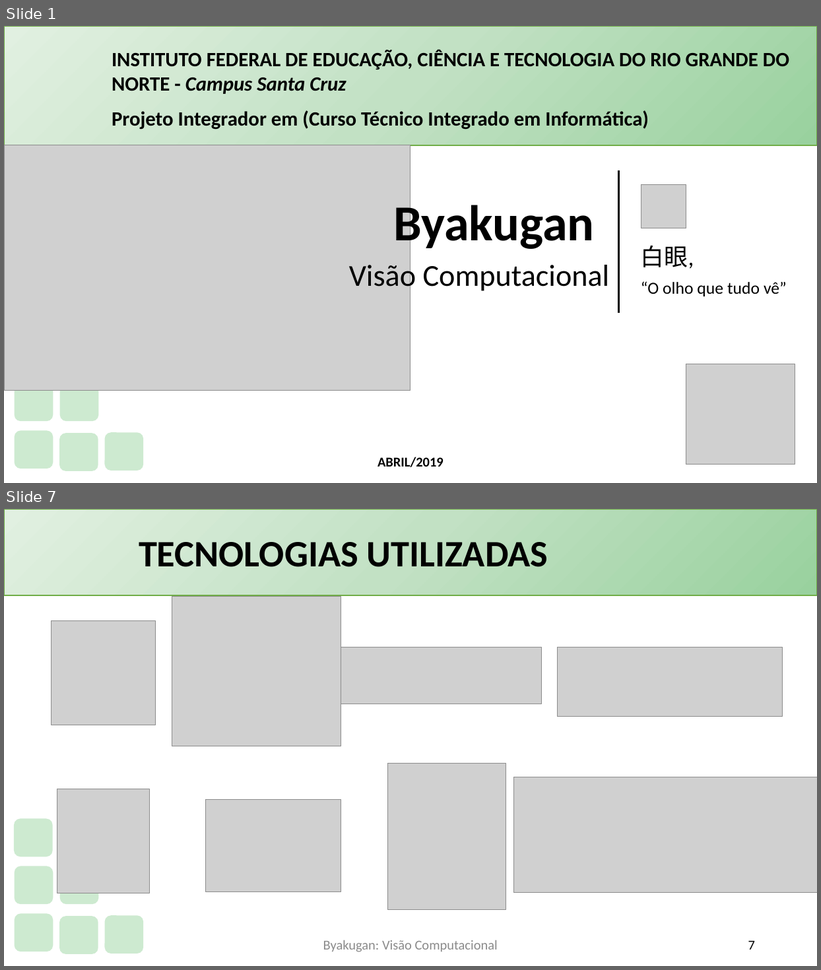
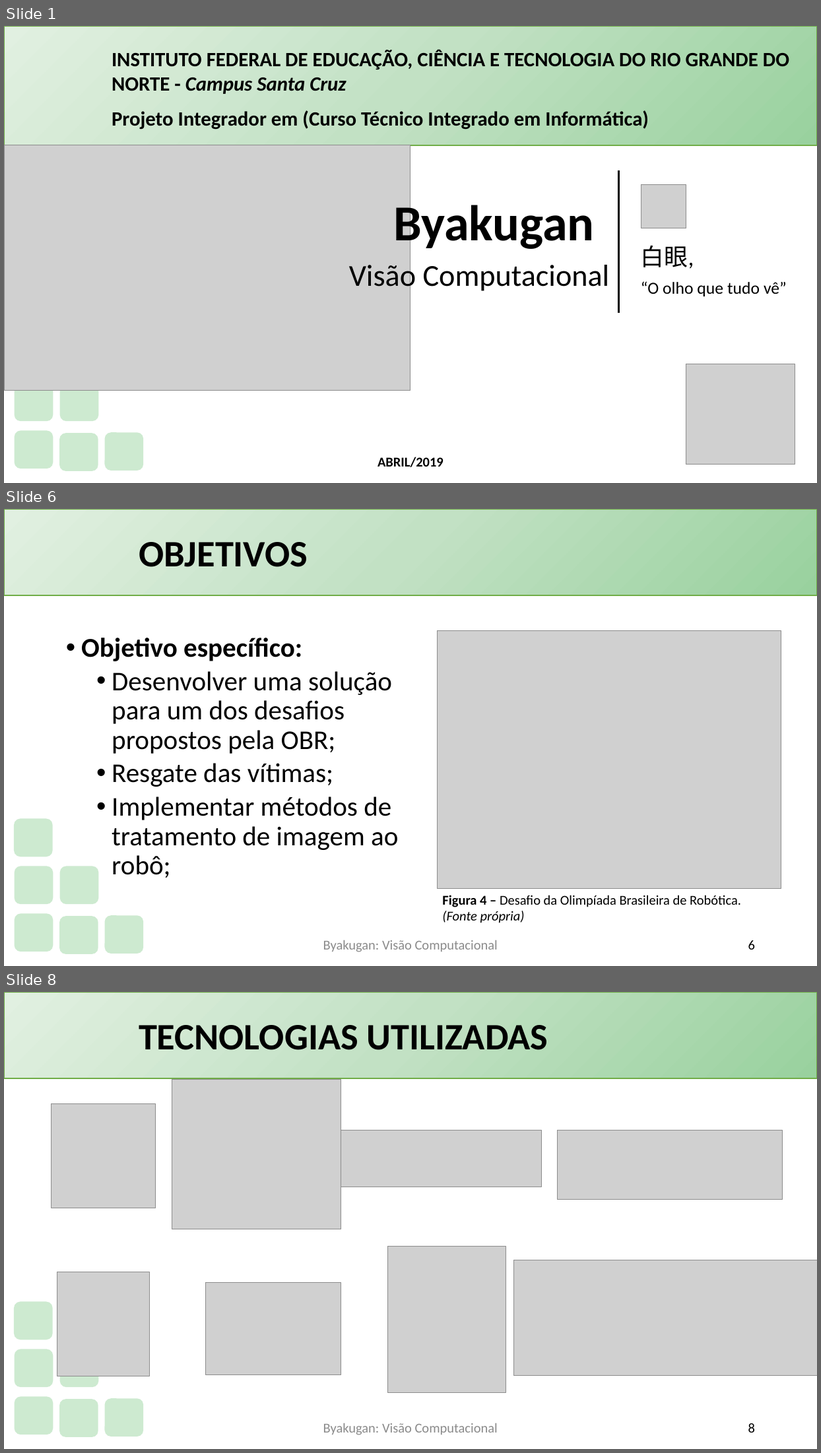
Before and after one commit to PauloVLB/Projeto_Integrador, a slide deck: Slide.pptx. Shown one above the other, each under a label of ours: slides 1 and 7 before the commit, slides 1, 6 and 8 after it; the slides between them are not shown. The pictures are 821x970 and 821x1453 pixels, drawn with LibreOffice and Linux fonts; fonts in the diff are those of the drawing; grey boxes stand for pictures; background and template pictures are left out. Boxes give left, top, right and bottom in pixels: in the first picture for what was removed or moved away, otherwise in the second. Text is boxed around its words. In the diff, an @@ line names an element or a change of style, - is before the commit and + after.

```diff
--- a/Slide.pptx
+++ b/Slide.pptx
@@ slide 6 added at box(4, 509, 817, 966), background #FFFFFF; not listed: 7 template elements that a slide beside it also shows @@
@@ title added at box(139, 542, 308, 567), 44 pt, text #000000, bold @@
+OBJETIVOS
@@ text added at box(81, 638, 398, 878), 32 pt, text #000000 @@
+• Objetivo específico:
+  • Desenvolver uma solução para um dos desafios propostos pela OBR;
+  • Resgate das vítimas;
+  • Implementar métodos de tratamento de imagem ao robô;
@@ picture added at box(437, 631, 781, 889) @@
@@ text added at box(442, 895, 741, 923), 16 pt, text #000000 @@
+Figura 4 – Desafio da Olimpíada Brasileira de Robótica.
+(Fonte própria)
@@ text added at box(323, 941, 498, 953), 16 pt, text #8C8C8C @@
+Byakugan: Visão Computacional
@@ page number added at box(748, 941, 755, 950), 16 pt, text #000000 @@
+6
@@ what was slide 7 is now slide 8 @@
@@ page number at box(748, 1424, 755, 1433): text changed @@
-7
+8
```
Also in this commit, not shown: 8 slides changed, 2 other files.
